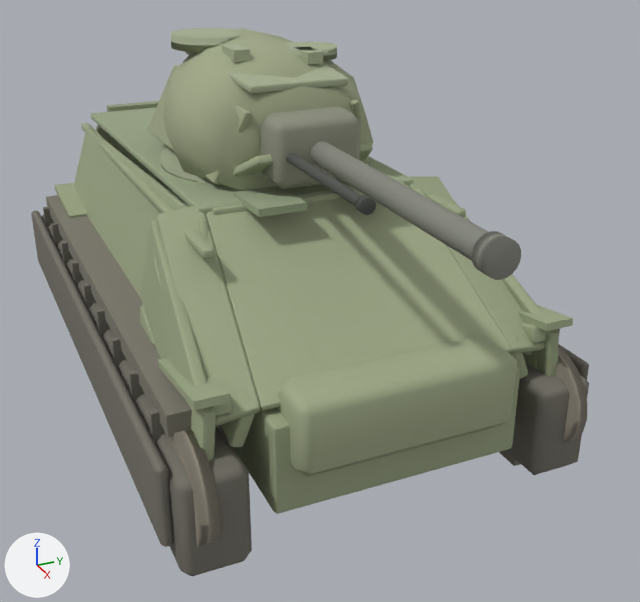
Two versions of the Blender file assets/authored/authored_sherman_boxmodel_v1/authored_sherman_boxmodel_v1.blend, one commit apart.
Before and after are seen from a 50 mm lens placed at (4.38, -1.61, 1.96), pointed at (0.47, 0.16, 0.0). The axes (+X, +Y, +Z) are drawn at lower left. The lights are the same throughout. The older version comes first.

The older version as bpy lines, for what is in view:
```python
ob_left_integrated_front_gap_lower_cover__hull_left = bpy.data.objects.new('left_integrated_front_gap_lower_cover__hull_left', me_left_integrated_front_gap_lower_cover__hull_left_mesh)
ob_left_integrated_front_gap_lower_cover__hull_left.parent = ob_hull_root
ob_left_integrated_front_gap_lower_cover__hull_left.location = (0.0, 0.0, 0.0)
ob_left_integrated_front_gap_upper_cover__hull_left = bpy.data.objects.new('left_integrated_front_gap_upper_cover__hull_left', me_left_integrated_front_gap_upper_cover__hull_left_mesh)
ob_left_integrated_front_gap_upper_cover__hull_left.parent = ob_hull_root
ob_left_integrated_front_gap_upper_cover__hull_left.location = (0.0, 0.0, 0.0)
ob_mantlet = bpy.data.objects.new('mantlet', me_mantlet_mesh)
ob_mantlet.parent = ob_cannon_elevation_pivot
ob_mantlet.location = (0.0, 0.0, 0.0)
ob_right_integrated_front_gap_upper_cover__hull_right = bpy.data.objects.new('right_integrated_front_gap_upper_cover__hull_right', me_right_integrated_front_gap_upper_cover__hull_right_mesh)
ob_right_integrated_front_gap_upper_cover__hull_right.parent = ob_hull_root
ob_right_integrated_front_gap_upper_cover__hull_right.location = (0.0, 0.0, 0.0)
# also in view: 'left_flush_glacis_shoulder__hull_left' at (1.1, -0.66, 0.39); 'hull_lower_tub__hull_left' at (-0.08, 0.0, -0.11); 'turret_cast_oval_shell__turret_left' at (0.05, 0.0, 0.98); 'driver_hatch_left__engine_deck' at (0.76, -0.23, 0.7); 'left_track_top_inner__track_inner_top_bottom' at (-0.06, -0.83, 0.08)
```
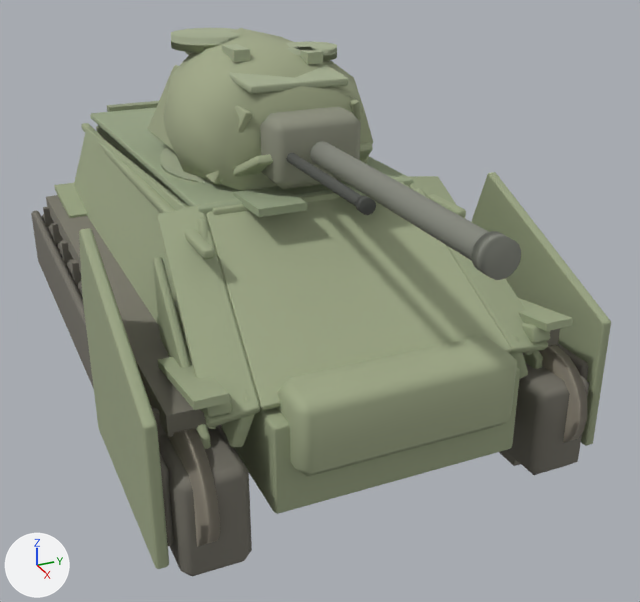
Pixel boxes [x1, y1, x2, y2] of what changed, in the pictures (640 x 602 px):
'left_exterior_front_gap_cover__hull_left', added: after [79, 228, 169, 569]
'right_exterior_front_gap_cover__hull_right', added: after [471, 172, 611, 446]
'left_integrated_front_gap_upper_cover__hull_left', deleted: before [140, 220, 216, 460]
'right_integrated_front_gap_upper_cover__hull_right', deleted (mostly hidden): before [454, 201, 559, 376]
'left_integrated_front_gap_lower_cover__hull_left', deleted (mostly hidden): before [140, 305, 155, 344]
'left_outer_track_skirt__track_outer', unchanged, covered by the edit: before [31, 210, 174, 547]; after [31, 210, 174, 546]
'left_vertical_shoulder_gap_web__hull_left', unchanged, uncovered by the edit: before [153, 257, 163, 299]; after [153, 257, 211, 449]

The change, as a list of edits to the scene's bpy script:
```text
Add me_right_exterior_front_gap_cover__hull_right_mesh:
    me_right_exterior_front_gap_cover__hull_right_mesh.from_pydata([(0.52, 1.045, -0.44), (1.64, 1.045, -0.44), (1.64, 1.045, 0.22), (0.66, 1.045, 0.66), (0.52, 1.045, 0.3)], [], [(0, 1, 2, 3, 4)])
    me_right_exterior_front_gap_cover__hull_right_mesh.materials.append(mat_hull_right)  # greyish green #9ea886
Add me_left_exterior_front_gap_cover__hull_left_mesh:
    me_left_exterior_front_gap_cover__hull_left_mesh.from_pydata([(1.64, -1.045, -0.44), (0.52, -1.045, -0.44), (0.52, -1.045, 0.3), (0.66, -1.045, 0.66), (1.64, -1.045, 0.22)], [], [(0, 1, 2, 3, 4)])
    me_left_exterior_front_gap_cover__hull_left_mesh.materials.append(mat_hull_left)  # greyish green #9ea886
Remove ob_left_integrated_front_gap_upper_cover__hull_left:
    ob_left_integrated_front_gap_upper_cover__hull_left = bpy.data.objects.new('left_integrated_front_gap_upper_cover__hull_left', me_left_integrated_front_gap_upper_cover__hull_left_mesh)
Remove ob_right_integrated_front_gap_upper_cover__hull_right:
    ob_right_integrated_front_gap_upper_cover__hull_right = bpy.data.objects.new('right_integrated_front_gap_upper_cover__hull_right', me_right_integrated_front_gap_upper_cover__hull_right_mesh)
Remove ob_left_integrated_front_gap_lower_cover__hull_left:
    ob_left_integrated_front_gap_lower_cover__hull_left = bpy.data.objects.new('left_integrated_front_gap_lower_cover__hull_left', me_left_integrated_front_gap_lower_cover__hull_left_mesh)
Add ob_right_exterior_front_gap_cover__hull_right:
    ob_right_exterior_front_gap_cover__hull_right = bpy.data.objects.new('right_exterior_front_gap_cover__hull_right', me_right_exterior_front_gap_cover__hull_right_mesh)  # modifiers SOLIDIFY, BEVEL, WEIGHTED_NORMAL
    ob_right_exterior_front_gap_cover__hull_right.parent = ob_hull_root
    ob_right_exterior_front_gap_cover__hull_right.location = (0.0, 0.0, 0.0)
Add ob_left_exterior_front_gap_cover__hull_left:
    ob_left_exterior_front_gap_cover__hull_left = bpy.data.objects.new('left_exterior_front_gap_cover__hull_left', me_left_exterior_front_gap_cover__hull_left_mesh)  # modifiers SOLIDIFY, BEVEL, WEIGHTED_NORMAL
    ob_left_exterior_front_gap_cover__hull_left.parent = ob_hull_root
    ob_left_exterior_front_gap_cover__hull_left.location = (0.0, 0.0, 0.0)
```
